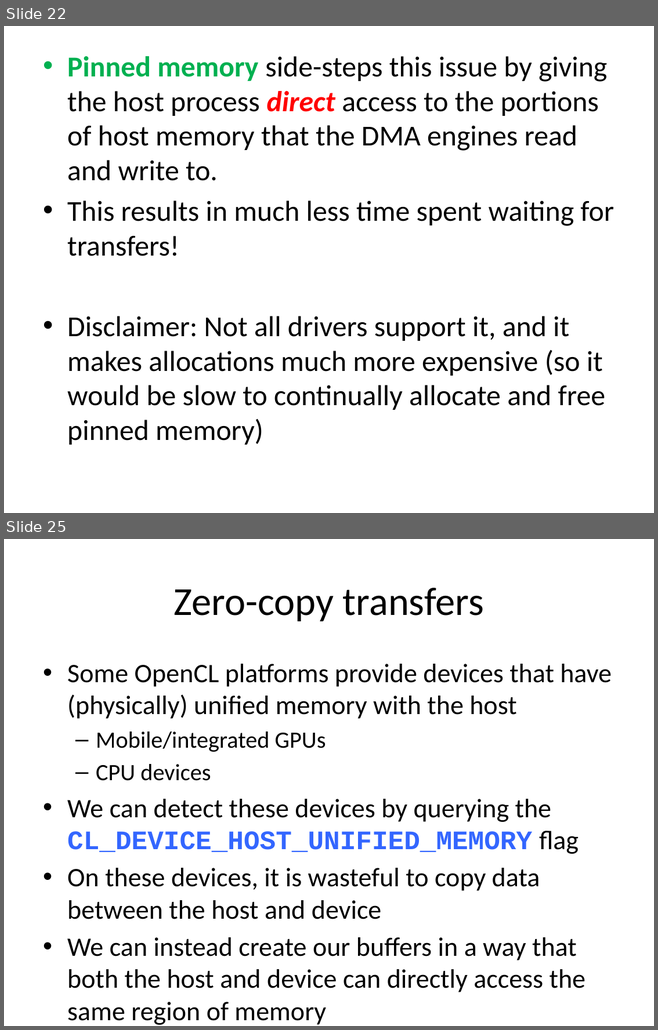
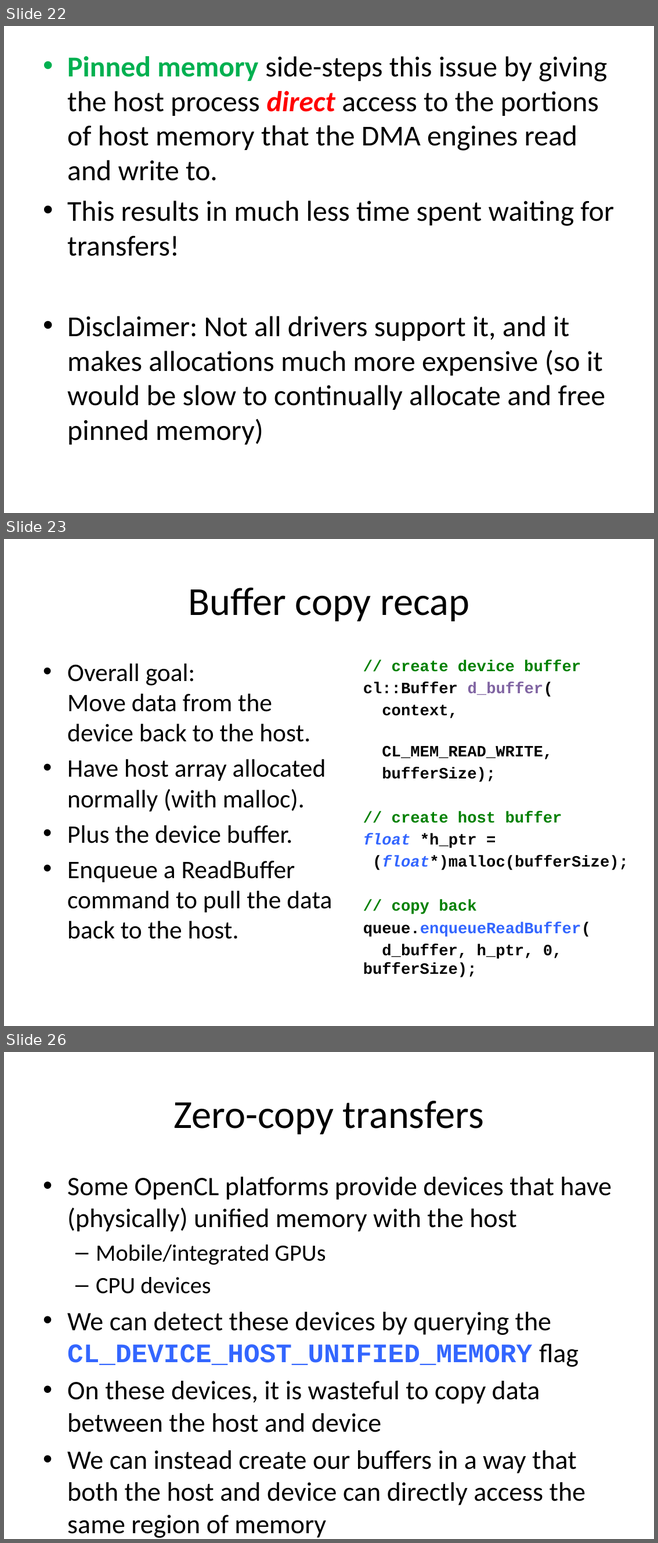
Before and after one commit to UoB-HPC/opencl-training-code, a slide deck: slides/advanced_part1.pptx. Shown one above the other, each under a label of ours: slides 22 and 25 before the commit, slides 22, 23 and 26 after it; the slides between them are not shown. The pictures are 658x1030 and 658x1543 pixels, drawn with LibreOffice and Linux fonts; fonts in the diff are those of the drawing. Boxes give left, top, right and bottom in pixels: in the first picture for what was removed or moved away, otherwise in the second. Text is boxed around its words. In the diff, an @@ line names an element or a change of style, - is before the commit and + after.

```diff
--- a/slides/advanced_part1.pptx
+++ b/slides/advanced_part1.pptx
@@ slide 23 added at [4,539,654,1026], background #FFFFFF @@
@@ title added at [188,587,469,621], 44 pt, text #000000 @@
+Buffer copy recap
@@ text added at [363,660,628,977], 17.5 pt, text #000000, bold @@
+// create device buffer
+cl::Buffer d_buffer(
+context,
+CL_MEM_READ_WRITE,
+bufferSize);
+// create host buffer
+float *h_ptr =
+(float*)malloc(bufferSize);
+// copy back
+queue.enqueueReadBuffer(
+d_buffer, h_ptr, 0, bufferSize);
@@ text added at [67,663,332,939], 28 pt, text #000000 @@
+• Overall goal:
+  Move data from the device back to the host.
+• Have host array allocated normally (with malloc).
+• Plus the device buffer.
+• Enqueue a ReadBuffer command to pull the data back to the host.
@@ what was slide 25 is now slide 26 @@
```
Also in this commit, not shown: 5 slides changed.
